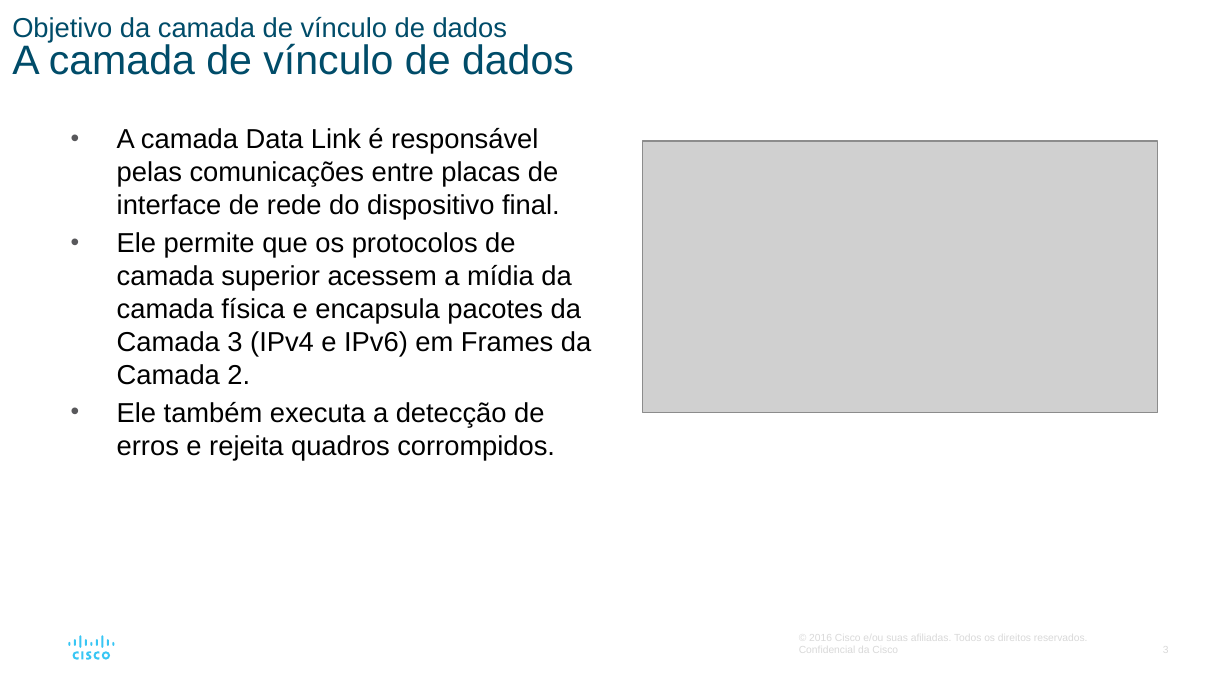
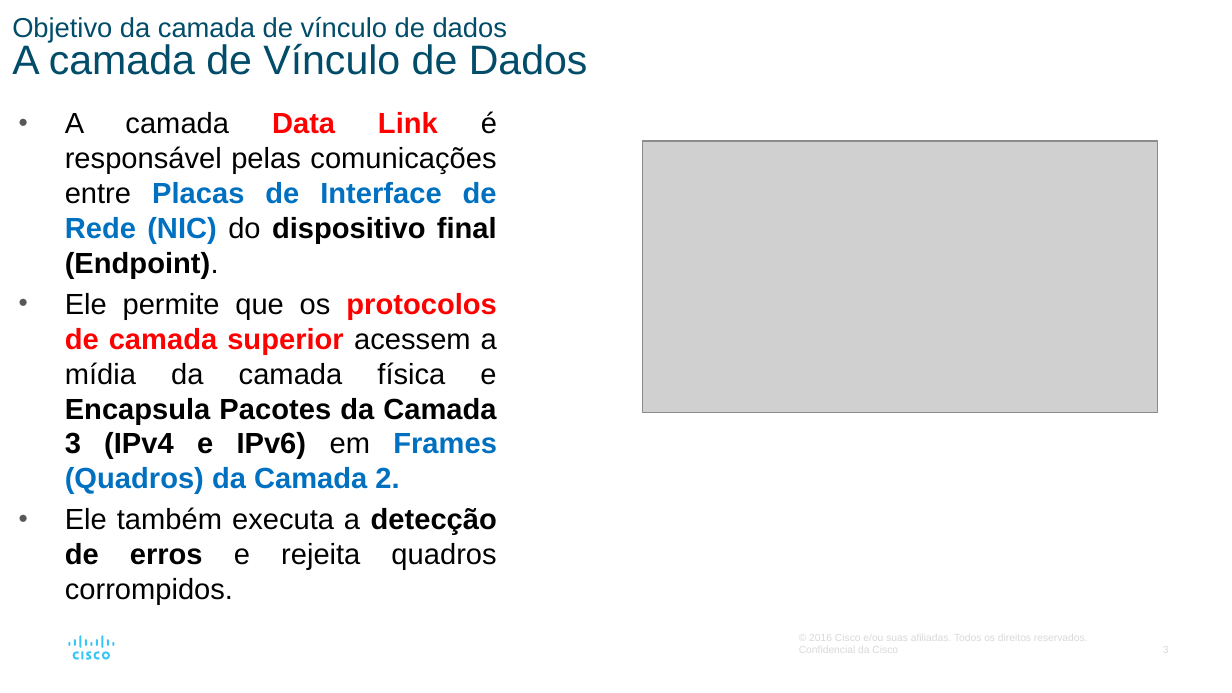
Before and after one commit to vaamonde/netacad, a slide deck: slide 3 of 02-CCNA-200-301-v7/01-CCNA-IntroducaoAsRedes-v7.02/01-Modulo01-PPTS/Modulo06-CamadaDeEnlace.pptx. Drawn at 1232x693 pixels with LibreOffice and Linux fonts; fonts in the diff are those of the drawing; grey boxes stand for pictures. Boxes give left, top, right and bottom in pixels: in the first picture for what was removed or moved away, otherwise in the second. Text is boxed around its words. In the diff, an @@ line names an element or a change of style, - is before the commit and + after.

```diff
--- a/02-CCNA-200-301-v7/01-CCNA-IntroducaoAsRedes-v7.02/01-Modulo01-PPTS/Modulo06-CamadaDeEnlace.pptx
+++ b/02-CCNA-200-301-v7/01-CCNA-IntroducaoAsRedes-v7.02/01-Modulo01-PPTS/Modulo06-CamadaDeEnlace.pptx
@@ title at (12, 17, 588, 75): text changed @@
-Objetivo da camada de vínculo de dados
-A camada de vínculo de dados
+Objetivo da camada de vínculo de dados
+A camada de Vínculo de Dados
@@ text "A camada Data Link é ...": place and size @@
-text "A camada Data Link é ..." at (117, 128, 591, 460)
+text "A camada Data Link é ..." at (65, 111, 497, 604)
@@ text at (65, 111, 497, 494): text changed; size 16 to 17 pt; bold on @@
-• A camada Data Link é responsável pelas comunicações entre placas de interface de rede do dispositivo final.
-• Ele permite que os protocolos de camada superior acessem a mídia da camada física e encapsula pacotes da Camada 3 (IPv4 e IPv6) em Frames da Camada 2.
+• A camada Data Link é responsável pelas comunicações entre Placas de Interface de Rede (NIC) do dispositivo final (Endpoint).
+• Ele permite que os protocolos de camada superior acessem a mídia da camada física e Encapsula Pacotes da Camada 3 (IPv4 e IPv6) em Frames (Quadros) da Camada 2.
@@ text at (65, 507, 497, 604): size 16 to 17 pt in "Ele também executa a detecção de erros ..."; bold on in "detecção de erros"; alignment left to justified @@
```
Also in this commit, not shown: 3 other slides changed, 24 other files.
